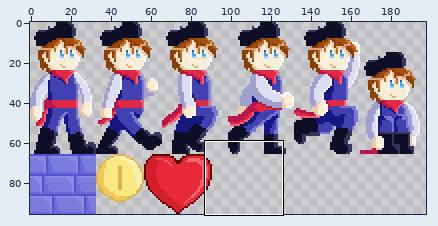
Two versions of one sprite sheet, data/sprite-sheet.png. The first picture is a wide view before the edit; the outline marks the close-up.
Close-up. Before the edit:
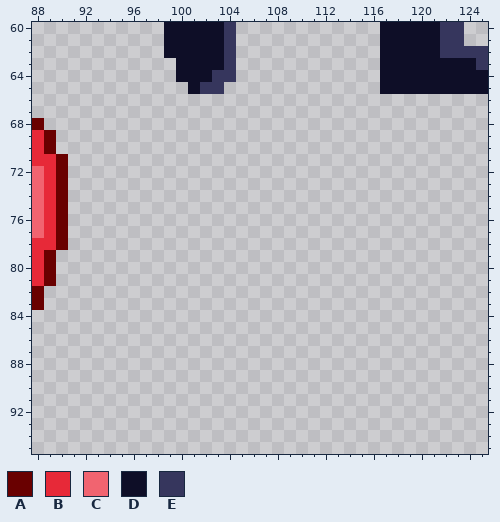
The file is 198x96 pixels. Pixels under 10% opacity are left out. Colours within 5 levels of each other are drawn and written as one. Shown: x 88..125, y 60..95.
Palette (. is transparent): A #690000  B #e72938  C #f16470  D #0e0e27  E #36365d
Pixels before, first column x 88:
60 ...........DDDDDE............DDDDDEE..
61 ...........DDDDDE............DDDDDEE..
62 ...........DDDDDE............DDDDDEEEE
63 ............DDDDE............DDDDDDDDE
64 ............DDDEE............DDDDDDDDD
65 .............DEE.............DDDDDDDDD
66 ......................................
67 ......................................
68 A.....................................
69 BA....................................
70 BA....................................
71 BBA...................................
72 CBA...................................
73 CBA...................................
74 CBA...................................
75 CBA...................................
76 CBA...................................
77 CBA...................................
78 BBA...................................
79 BA....................................
80 BA....................................
81 BA....................................
82 A.....................................
83 A.....................................
And afterwards:
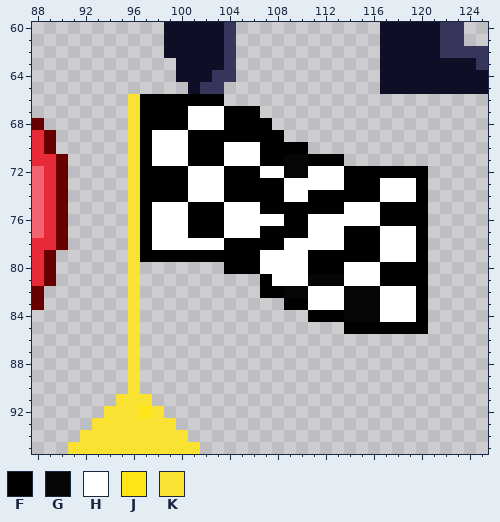
Colours new in this view: F #000000  G #060606  H #ffffff  J #ffe416  K #f9e231
Author's note on the commit: Ajout d'un drapeau au sprite sheet
Change:
There is now colour F in row 66 at x 97 to 103; in row 67 at x 97 to 100 and 104 to 106; in row 68 at x 97 to 100 and 104 to 107; in row 69 at x 97 and 101 to 108; in row 70 at x 97, 101 to 103 and 107 to 110; in row 71 at x 97, 101 to 103, 107 to 108 and 111 to 113.
There is now colour F in row 72 at x 97 to 100, 104 to 106 and 114 to 120; in row 73 at x 97 to 100, 104 to 108, 114 to 116 and 120; in row 74 at x 97 to 100, 104 to 108, 111 to 116 and 120; in row 75 at x 97, 101 to 103, 107 to 113 and 117 to 120; in row 76 at x 97, 101 to 103, 109 to 110 and 117 to 120; in row 77 at x 97, 101 to 103, 107 to 110, 114 to 116 and 120.
There is now colour F in row 78 at x 97, 104 to 108, 114 to 116 and 120; in row 79 at x 97 to 106, 111 to 116 and 120; in row 80 at x 104 to 106, 111 to 113 and 117 to 120; in row 81 at x 107 and 117 to 120; in row 82 at x 107 to 108 and 120; in row 83 at x 109 to 110 and 120.
There is now colour F in row 84 at x 111 to 113 and 120; in row 85 at x 114 to 120.
There is now colour G in rows 71 to 72 at x 109 to 110; in row 81 at x 111 to 113; in row 82 at x 109 to 110 and 114 to 116; in rows 83 to 84 at x 114 to 116.
There is now colour H in rows 67 to 68 at x 101 to 103; in row 69 at x 98 to 100; in rows 70 to 71 at x 98 to 100 and 104 to 106; in row 72 at x 101 to 103, 107 to 108 and 111 to 113; in row 73 at x 101 to 103, 109 to 113 and 117 to 119; in row 74 at x 101 to 103, 109 to 110 and 117 to 119.
There is now colour H in row 75 at x 98 to 100, 104 to 106 and 114 to 116; in row 76 at x 98 to 100, 104 to 108 and 111 to 116; in row 77 at x 98 to 100, 104 to 106, 111 to 113 and 117 to 119; in row 78 at x 98 to 103, 109 to 113 and 117 to 119; in row 79 at x 107 to 110 and 117 to 119; in row 80 at x 107 to 110 and 114 to 116.
There is now colour H in row 81 at x 108 to 110 and 114 to 116; in rows 82 to 83 at x 111 to 113 and 117 to 119; in row 84 at x 117 to 119.
There is now colour J in row 92 at x 97.
There is now colour K in rows 66 to 90 at x 96; in row 91 at x 95 to 97; in row 92 at x 94 to 96 and 98; in row 93 at x 93 to 99; in row 94 at x 92 to 100; in row 95 at x 91 to 101.
Where, in picture pixels (left, top, right, bottom), the same in both close-ups:
added: (68, 94, 428, 454)
